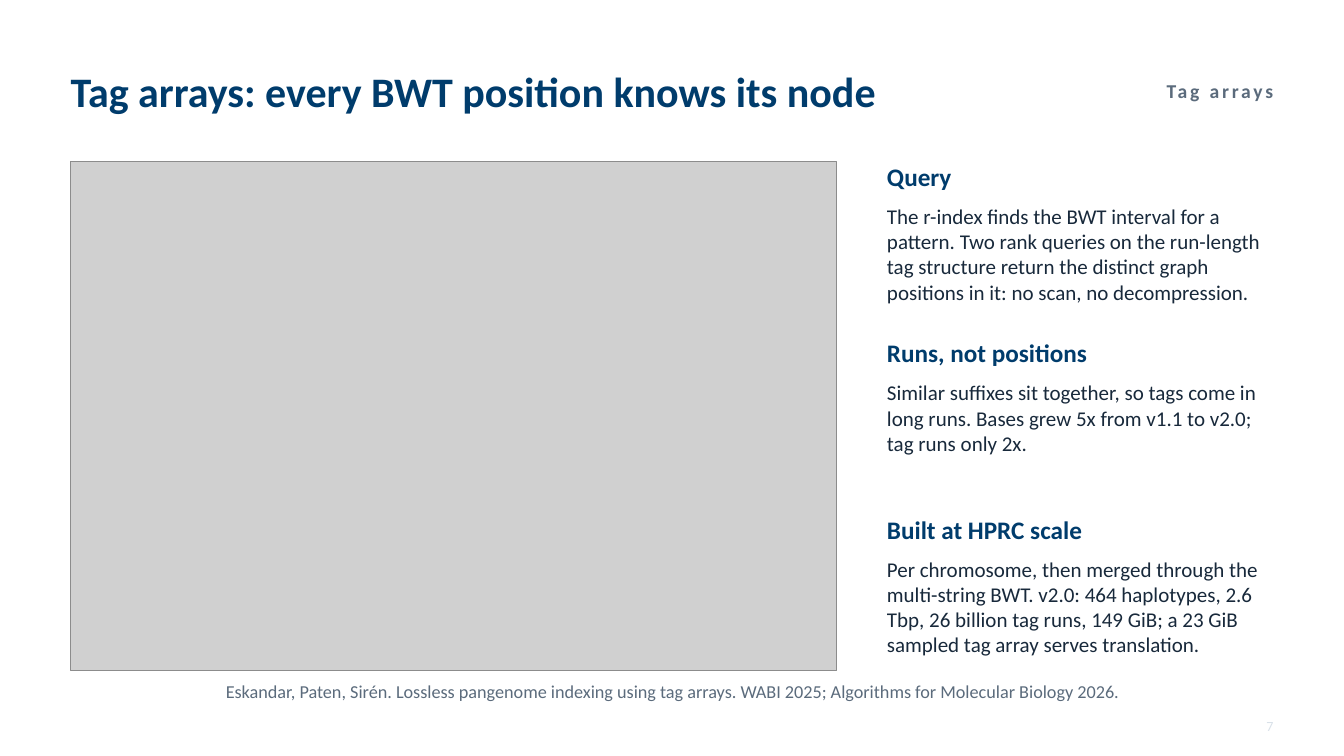
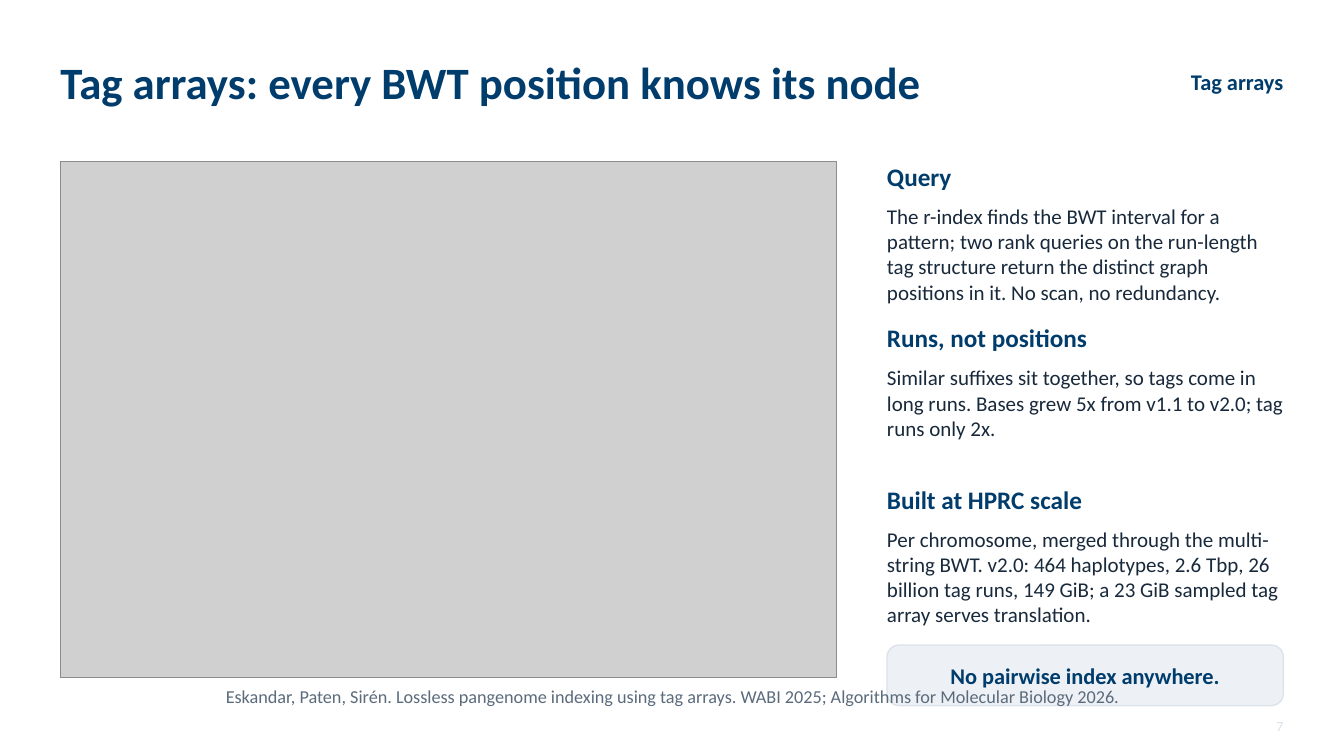
Before and after one commit to parsaeskandar/hprc_2026_poster, a slide deck: slide 7 of talk/HPRC2026_talk.pptx. Drawn at 1344x756 pixels with LibreOffice and Linux fonts; fonts in the diff are those of the drawing; grey boxes stand for pictures. Boxes give left, top, right and bottom in pixels: in the first picture for what was removed or moved away, otherwise in the second. Text is boxed around its words. In the diff, an @@ line names an element or a change of style, - is before the commit and + after.

```diff
--- a/talk/HPRC2026_talk.pptx
+++ b/talk/HPRC2026_talk.pptx
@@ text "Tag arrays: every BWT position ...": place and size @@
-text "Tag arrays: every BWT position ..." at box(71, 77, 876, 114)
+text "Tag arrays: every BWT position ..." at box(60, 67, 921, 107)
@@ text "Tag arrays: every BWT position ..." at box(60, 67, 921, 107): size 30 to 32 pt @@
@@ text "Tag arrays": place and size @@
-text "Tag arrays" at box(1042, 50, 1273, 131)
+text "Tag arrays" at box(1191, 75, 1283, 94)
@@ text "Tag arrays" at box(1191, 75, 1283, 94): size 14 to 16 pt, text colour #5B6B7C to #003C6C, letter spacing 2 to 0 pt @@
@@ picture: place and size @@
-picture at box(71, 161, 837, 671)
+picture at box(60, 161, 837, 678)
@@ text at box(887, 209, 1258, 304): text changed @@
-The r-index finds the BWT interval for a pattern. Two rank queries on the run-length tag structure return the distinct graph positions in it: no scan, no decompression.
+The r-index finds the BWT interval for a pattern; two rank queries on the run-length tag structure return the distinct graph positions in it. No scan, no redundancy.
@@ text "Runs, not positions": place and size @@
-text "Runs, not positions" at box(887, 344, 1087, 366)
+text "Runs, not positions" at box(887, 329, 1087, 351)
@@ text "Similar suffixes sit together, so ..." rewrapped from box(887, 385, 1256, 455) to box(887, 370, 1283, 440) @@
@@ text "Built at HPRC scale": place and size @@
-text "Built at HPRC scale" at box(887, 521, 1082, 540)
+text "Built at HPRC scale" at box(887, 491, 1082, 510)
@@ text at box(887, 532, 1278, 626): text changed @@
-Per chromosome, then merged through the multi-string BWT. v2.0: 464 haplotypes, 2.6 Tbp, 26 billion tag runs, 149 GiB; a 23 GiB sampled tag array serves translation.
+Per chromosome, merged through the multi-string BWT. v2.0: 464 haplotypes, 2.6 Tbp, 26 billion tag runs, 149 GiB; a 23 GiB sampled tag array serves translation.
@@ rounded rectangle added at box(887, 645, 1284, 706), fill #EDF1F6, outline #DCE3EB 1 pt @@
@@ text "Eskandar, Paten, Sirén. Lossless pangenome ...": place and size @@
-text "Eskandar, Paten, Sirén. Lossless pangenome ..." at box(226, 685, 1118, 701)
+text "Eskandar, Paten, Sirén. Lossless pangenome ..." at box(226, 690, 1118, 706)
@@ text added at box(950, 668, 1220, 688), 16 pt, text #003C6C, bold @@
+No pairwise index anywhere.
```
Also in this commit, not shown: 17 other slides changed, 6 slides added, 5 slides removed, 3 other files.
